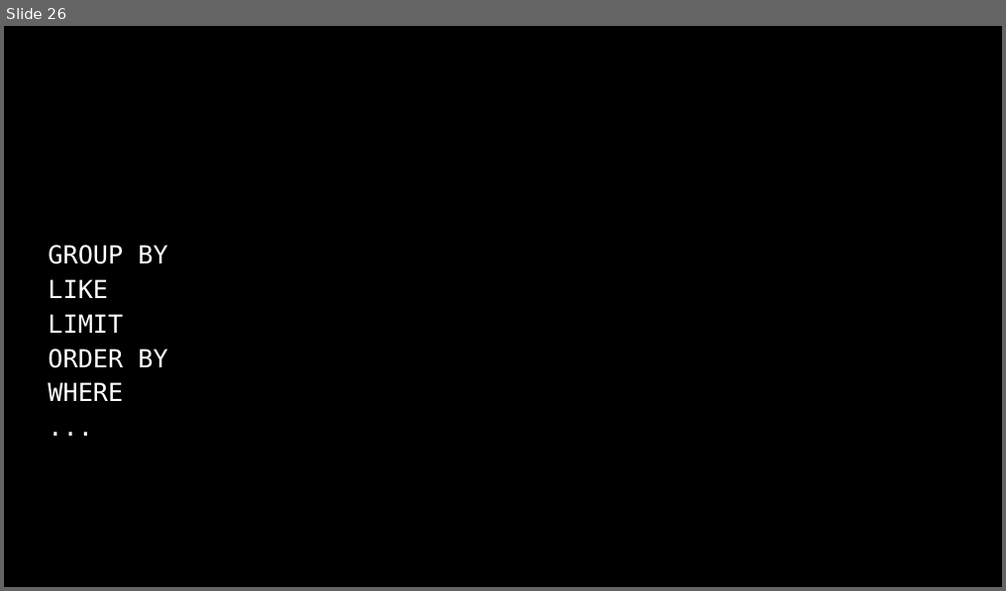
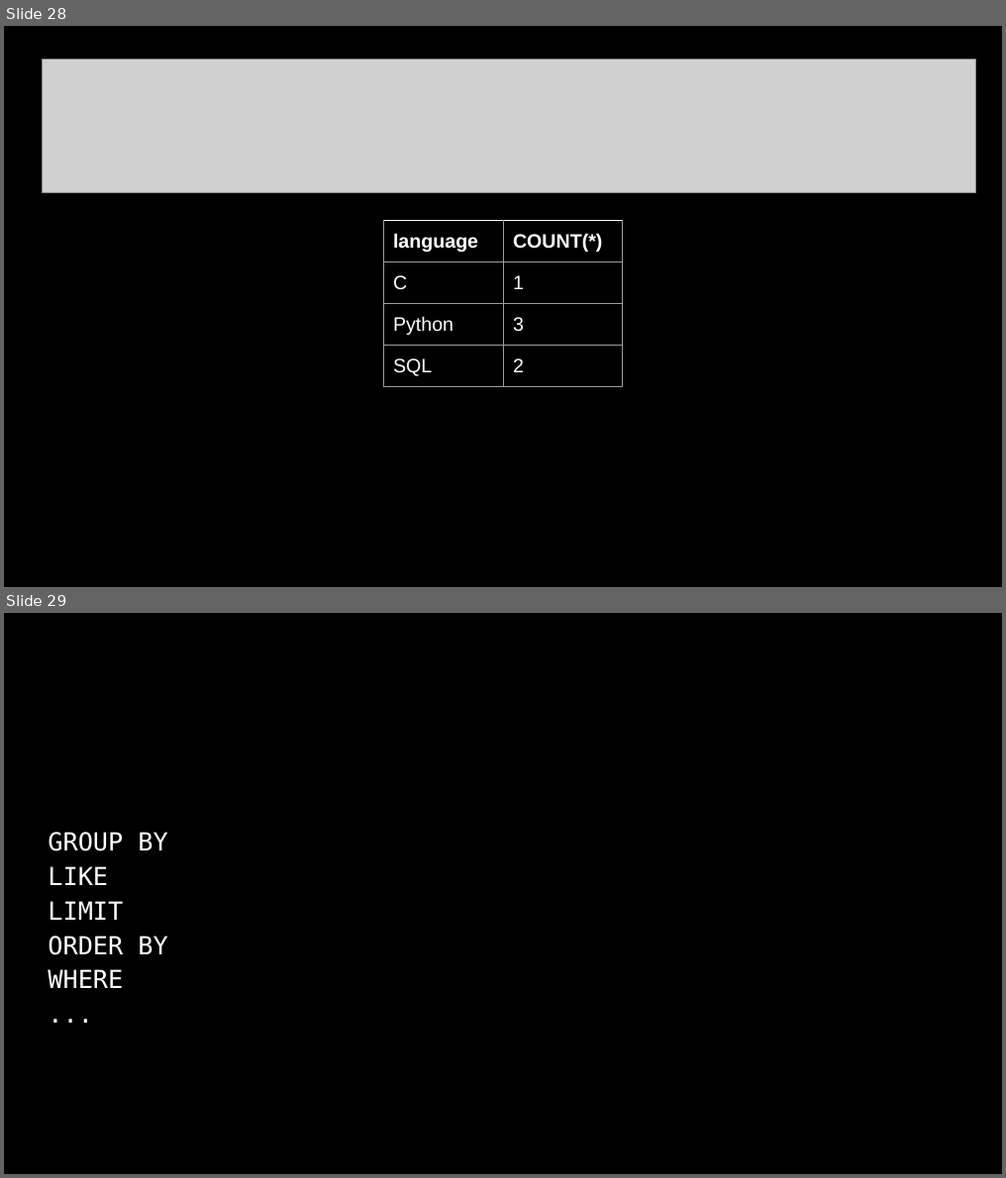
Before and after one commit to SQ4007-2025/website, a slide deck: lectures/slides_8.pptx. Shown one above the other, each under a label of ours: slide 26 before the commit, slides 28 and 29 after it. The pictures are 1006x591 and 1006x1178 pixels, drawn with LibreOffice and Linux fonts; fonts in the diff are those of the drawing; grey boxes stand for pictures; background and template pictures are left out. Boxes give left, top, right and bottom in pixels: in the first picture for what was removed or moved away, otherwise in the second. Text is boxed around its words. In the diff, an @@ line names an element or a change of style, - is before the commit and + after.

```diff
--- a/lectures/slides_8.pptx
+++ b/lectures/slides_8.pptx
@@ slide 28 added at (4, 26, 1002, 587), background picture (left out) @@
@@ picture added at (42, 59, 976, 192) @@
@@ table added at (383, 221, 623, 393), 4 rows, 2 columns @@
+language | COUNT(*)
+C | 1
+Python | 3
+SQL | 2
@@ what was slide 26 is now slide 29 @@
```
Also in this commit, not shown: 11 slides changed, 2 other slides added.
